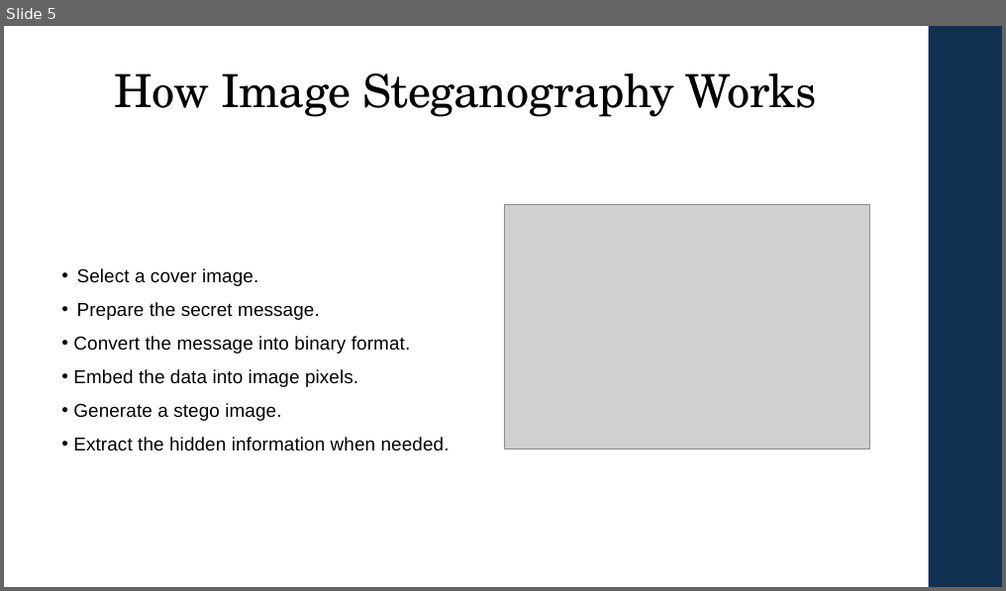
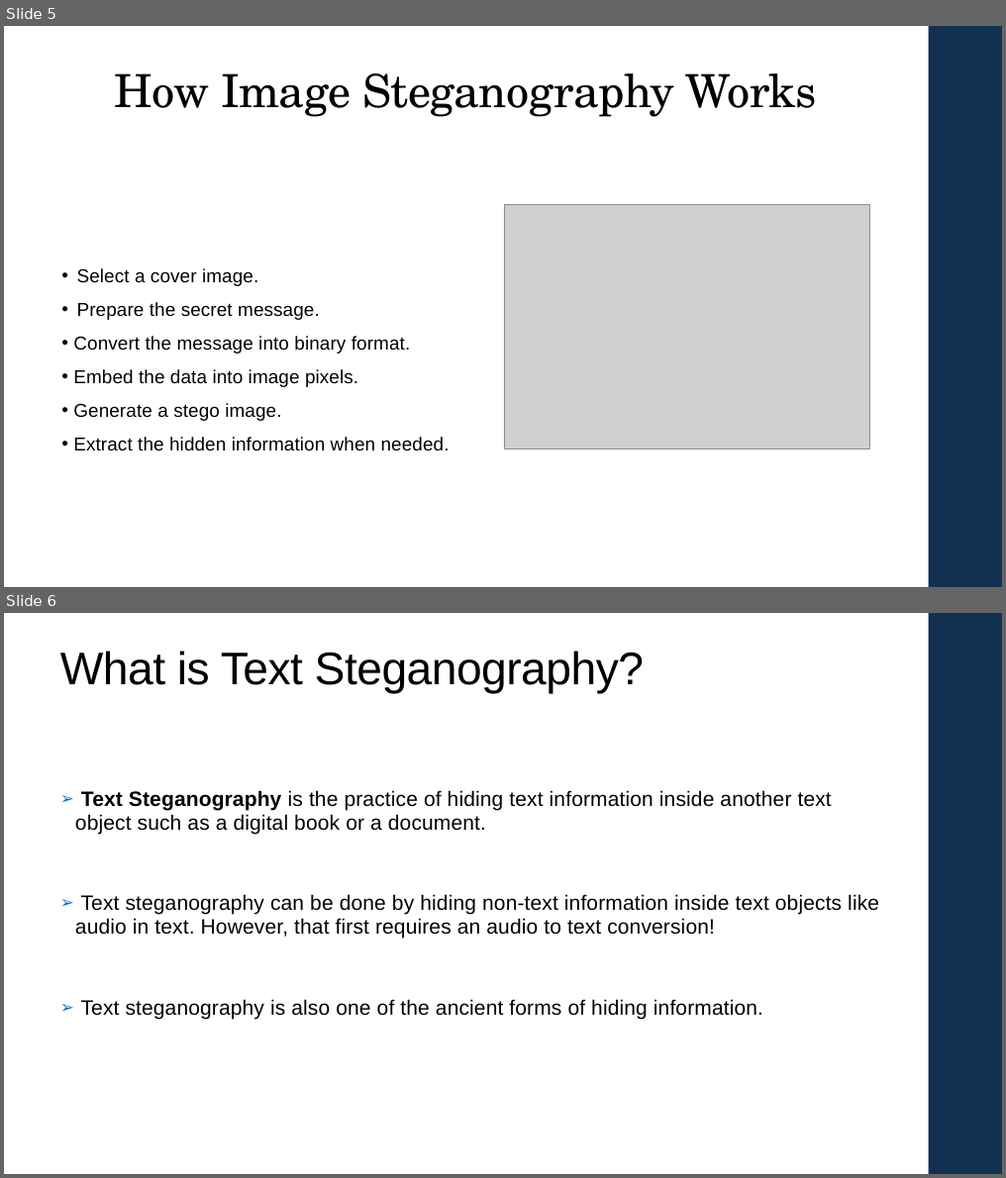
Before and after one commit to shima3021/CEP146-Project1, a slide deck: steganographySlides.pptx. Shown one above the other, each under a label of ours: slide 5 before the commit, slides 5 and 6 after it. The pictures are 1006x591 and 1006x1178 pixels, drawn with LibreOffice and Linux fonts; fonts in the diff are those of the drawing; grey boxes stand for pictures. Boxes give left, top, right and bottom in pixels: in the first picture for what was removed or moved away, otherwise in the second. Text is boxed around its words. In the diff, an @@ line names an element or a change of style, - is before the commit and + after.

Commit message:
Adding my slides for text steganography

```diff
--- a/steganographySlides.pptx
+++ b/steganographySlides.pptx
@@ slide 6 added at (x1=4, y1=613, x2=1002, y2=1174), background #FFFFFF; not listed: 1 template element that a slide beside it also shows @@
@@ title added at (x1=60, y1=651, x2=644, y2=693), 44 pt, text #000000 @@
+What is Text Steganography?
@@ text added at (x1=75, y1=790, x2=879, y2=1019), 20 pt, text #000000 @@
+➢ Text Steganography is the practice of hiding text information inside another text object such as a digital book or a document.
+➢ Text steganography can be done by hiding non-text information inside text objects like audio in text. However, that first requires an audio to text conversion!
+➢ Text steganography is also one of the ancient forms of hiding information.
```
Also in this commit, not shown: 1 slide changed, 3 other slides added.
